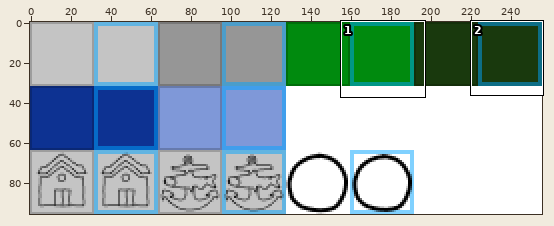
Sprite sheet -- public/assets/tilemaps/tiles/tile.png. Above: a wide view before the commit, with the close-up outlined.
Close-up. Old version:
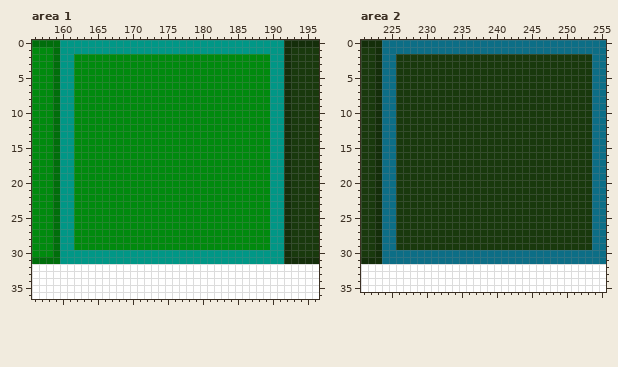
The file is 256x96 pixels. Colours within 5 levels of each other are drawn and written as one. Shown: area 1: x 156..196, y 0..36; area 2: x 221..255, y 0..35. The commit also changed other parts of the picture, which this record leaves out.
The same view after the edit:
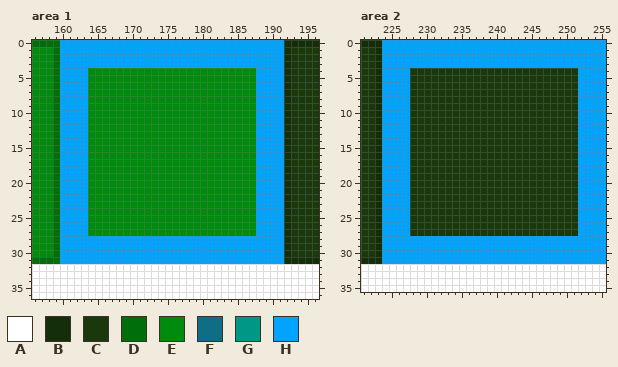
Palette (. is transparent): A #ffffff  B #142e0a  C #19390d  D #006e0b  E #008a0e  F #0d6e86  G #009786  H #00a3ff
Diff:
Area 1:
Colour H replaces colour E in rows 2 to 3 at x 162 to 189; in rows 4 to 27 at x 162 to 163 and 188 to 189; in rows 28 to 29 at x 162 to 189.
Colour H replaces colour G in rows 0 to 1 at x 160 to 191; in rows 2 to 29 at x 160 to 161 and 190 to 191; in rows 30 to 31 at x 160 to 191.
Area 2:
Colour H replaces colour C in rows 2 to 3 at x 226 to 253; in rows 4 to 27 at x 226 to 227 and 252 to 253; in rows 28 to 29 at x 226 to 253.
Colour H replaces colour F in rows 0 to 1 at x 224 to 255; in rows 2 to 29 at x 224 to 225 and 254 to 255; in rows 30 to 31 at x 224 to 255.
